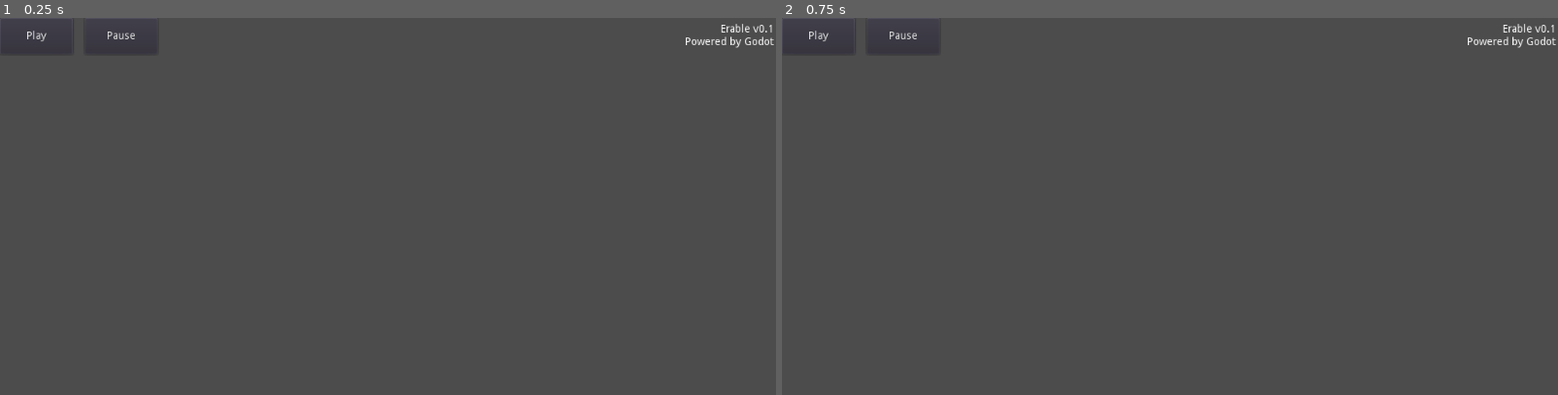
Above: before the commit, frames 1-2 (left to right).
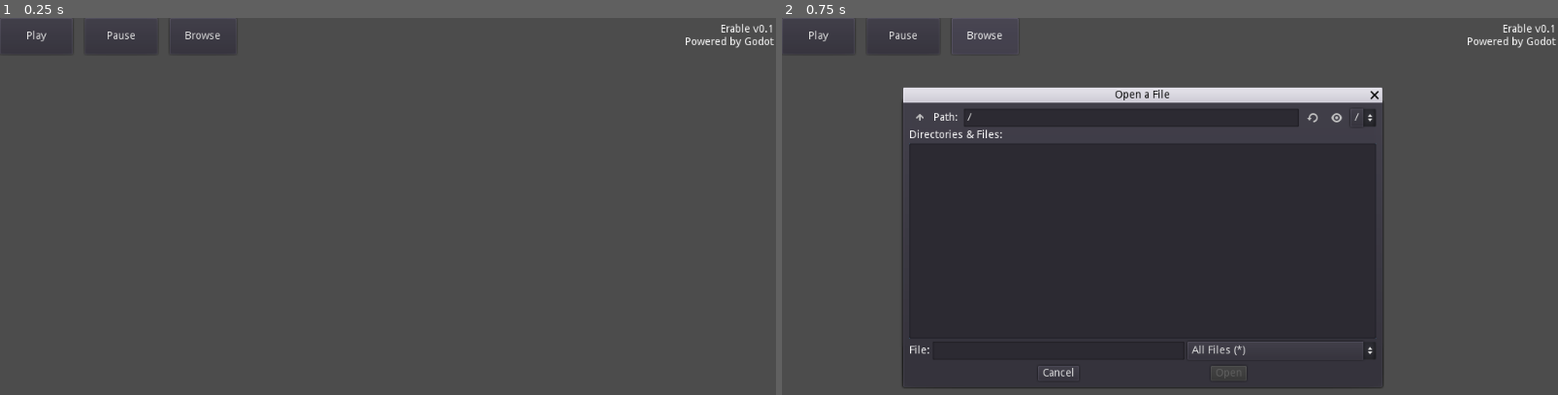
Above: after the commit, the same moments.

Repository: alee14-projects/erable-godot
Game: Godot game, scene res://App.tscn
Two runs of this game, one before a commit and one after it. Both use one fixed random seed, a clock stepped at 60 frames per second and the inputs below.
Inputs (mouse positions are in pixels of both pictures, inside the frame that each line leads up to):
- Up to frame 1 (0.25 s): no input
- Up to frame 2 (0.75 s): click (983, 36) at 0.5 s, where only the run after the commit has a clickable "Browse"

The runs differ from the first frame. In frame 1, less than 0.1% of the frame differs, in the area x 23-29%, y 3-6%; in frame 2, 43%, in the area x 15-78%, y 0-99%.

Commit message:
Added a file dialog; Hopefully it can play audio soon

Diff:
--- /dev/null
+++ b/App.gd
@@ -0,0 +1,26 @@
+extends Control
+
+# Declare member variables here. Examples:
+# var a = 2
+# var b = "text"
+
+var audio;
+
+# Called when the node enters the scene tree for the first time.
+func _ready():
+	print("Erable is ready")
+	pass # Replace with function body.
+
+# Called every frame. 'delta' is the elapsed time since the previous frame.
+#func _process(delta):
+#	pass
+
+func _on_PlayButton_pressed():
+	pass # Replace with function body.
+
+func _on_BrowseButton_pressed():
+	$FileDialog.popup()
+
+func _on_FileDialog_file_selected(path):
+	print(path)
+	audio = path
--- a/App.tscn
+++ b/App.tscn
@@ -1,8 +1,13 @@
-[gd_scene format=2]
+[gd_scene load_steps=3 format=2]
 
-[node name="Control" type="Control"]
+[ext_resource path="res://MainTheme.tres" type="Theme" id=1]
+[ext_resource path="res://App.gd" type="Script" id=2]
+
+[node name="Player" type="Control"]
 anchor_right = 1.0
 anchor_bottom = 1.0
+theme = ExtResource( 1 )
+script = ExtResource( 2 )
 __meta__ = {
 "_edit_use_anchors_": false
 }
@@ -11,14 +16,38 @@
 margin_right = 96.0
 margin_bottom = 48.0
 text = "Play"
+__meta__ = {
+"_edit_use_anchors_": false
+}
 
 [node name="PauseButton" type="Button" parent="."]
 margin_left = 112.0
 margin_right = 208.0
 margin_bottom = 48.0
 text = "Pause"
+__meta__ = {
+"_edit_use_anchors_": false
+}
 
-[node name="AudioStreamPlayer2D" type="AudioStreamPlayer2D" parent="."]
+[node name="BrowseButton" type="Button" parent="."]
+margin_left = 224.0
+margin_right = 312.0
+margin_bottom = 48.0
+text = "Browse"
+__meta__ = {
+"_edit_use_anchors_": false
+}
+
+[node name="FileDialog" type="FileDialog" parent="."]
+margin_left = 160.0
+margin_top = 112.0
+margin_right = 792.0
+margin_bottom = 488.0
+window_title = "Open a File"
+mode = 0
+access = 2
+current_dir = "/"
+current_path = "/"
 
 [node name="Label" type="Label" parent="."]
 anchor_right = 1.0
@@ -33,3 +62,9 @@
 __meta__ = {
 "_edit_use_anchors_": false
 }
+
+[node name="AudioStreamPlayer" type="AudioStreamPlayer" parent="."]
+
+[connection signal="pressed" from="PlayButton" to="." method="_on_PlayButton_pressed"]
+[connection signal="pressed" from="BrowseButton" to="." method="_on_BrowseButton_pressed"]
+[connection signal="file_selected" from="FileDialog" to="." method="_on_FileDialog_file_selected"]
--- /dev/null
+++ b/MainTheme.tres
@@ -0,0 +1,3 @@
+[gd_resource type="Theme" format=2]
+
+[resource]
--- a/project.godot
+++ b/project.godot
@@ -13,7 +13,6 @@
 config/name="Erable"
 config/description="Audio Player"
 run/main_scene="res://App.tscn"
-boot_splash/image=false
 config/icon="res://erable.png"
 
 [rendering]
Renamed: Fonts/Open Sans/OpenSans-Bold.ttf -> fonts/Open Sans/OpenSans-Bold.ttf
Renamed: Fonts/Open Sans/OpenSans-BoldItalic.ttf -> fonts/Open Sans/OpenSans-BoldItalic.ttf
Renamed: Fonts/Open Sans/OpenSans-ExtraBold.ttf -> fonts/Open Sans/OpenSans-ExtraBold.ttf
Renamed: Fonts/Open Sans/OpenSans-ExtraBoldItalic.ttf -> fonts/Open Sans/OpenSans-ExtraBoldItalic.ttf
Renamed: Fonts/Open Sans/OpenSans-Italic.ttf -> fonts/Open Sans/OpenSans-Italic.ttf
Renamed: Fonts/Open Sans/OpenSans-Light.ttf -> fonts/Open Sans/OpenSans-Light.ttf
Renamed: Fonts/Open Sans/OpenSans-LightItalic.ttf -> fonts/Open Sans/OpenSans-LightItalic.ttf
Renamed: Fonts/Open Sans/OpenSans-Regular.ttf -> fonts/Open Sans/OpenSans-Regular.ttf
Renamed: Fonts/Open Sans/OpenSans-SemiBold.ttf -> fonts/Open Sans/OpenSans-SemiBold.ttf
Renamed: Fonts/Open Sans/OpenSans-SemiBoldItalic.ttf -> fonts/Open Sans/OpenSans-SemiBoldItalic.ttf
Not shown, changed: .gitignore
